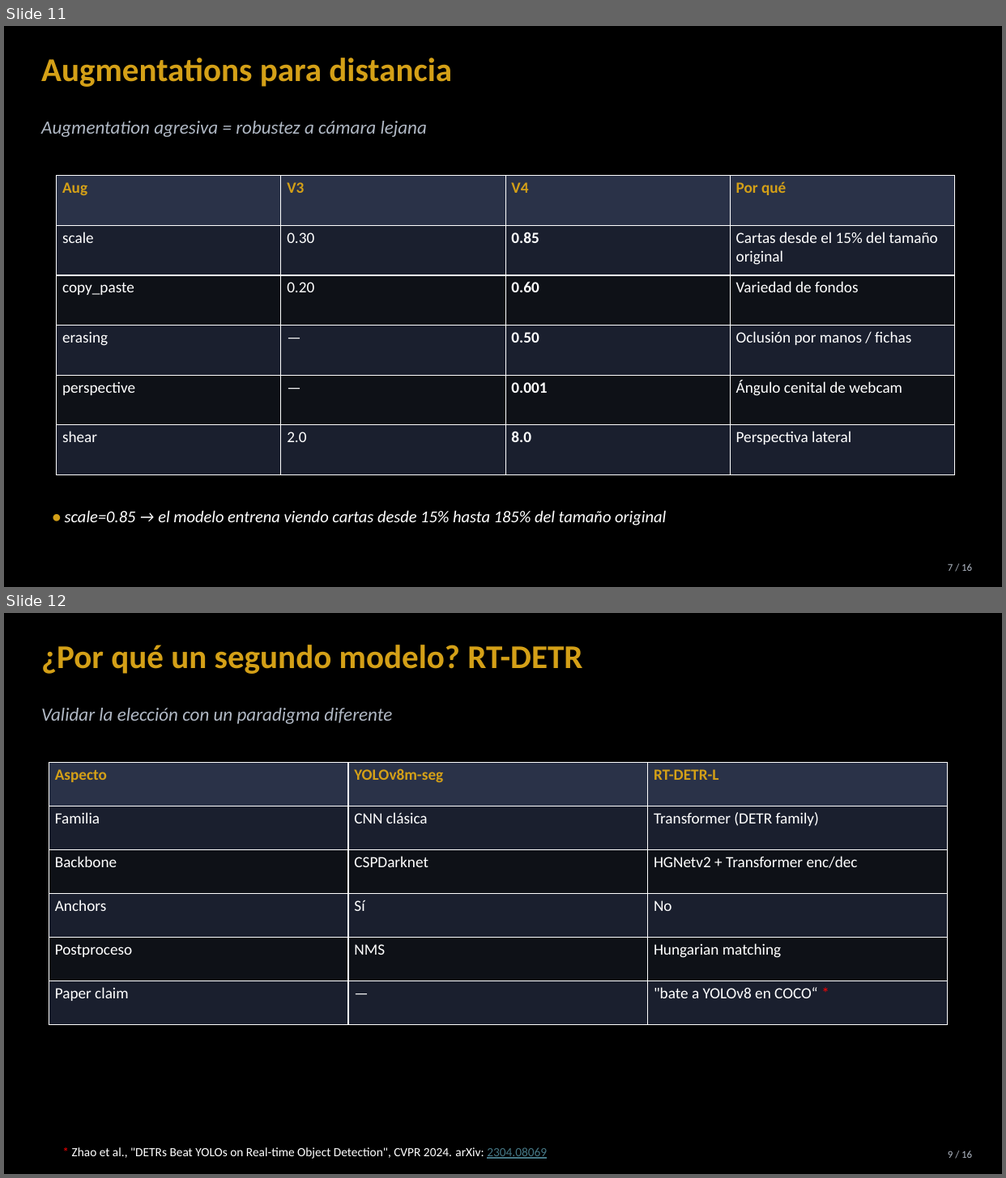
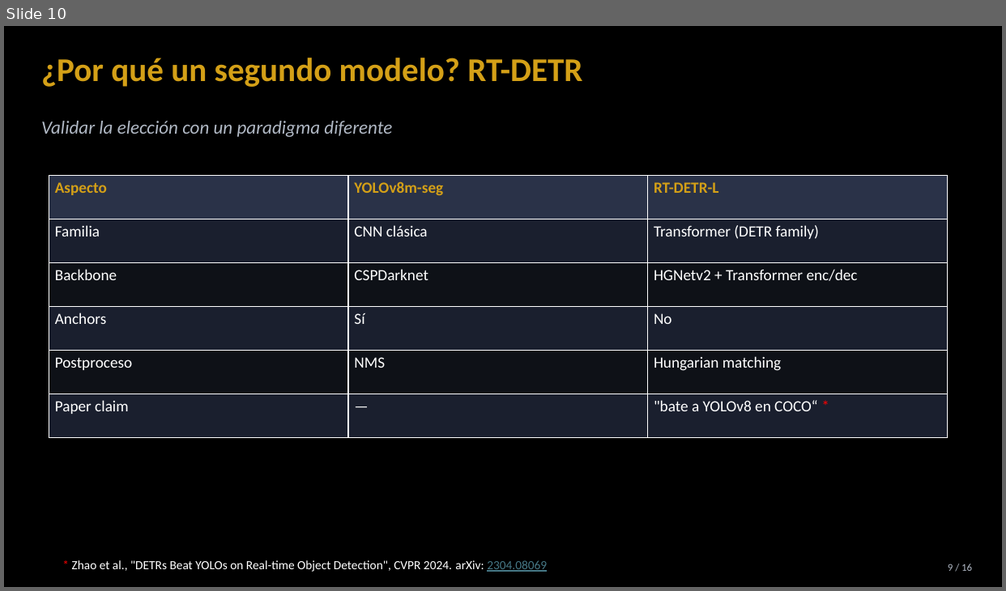
Before and after one commit to davidmoreda/blackjack-VAI, a slide deck: docs/presentation_assets/BlackjackVAI_presentacion.pptx. Shown one above the other, each under a label of ours: slides 11 and 12 before the commit, slide 10 after it. The pictures are 1006x1178 and 1006x591 pixels, drawn with LibreOffice and Linux fonts; fonts in the diff are those of the drawing. Boxes give left, top, right and bottom in pixels: in the first picture for what was removed or moved away, otherwise in the second. Text is boxed around its words. In the diff, an @@ line names an element or a change of style, - is before the commit and + after.

```diff
--- a/docs/presentation_assets/BlackjackVAI_presentacion.pptx
+++ b/docs/presentation_assets/BlackjackVAI_presentacion.pptx
@@ slide 11 removed at <box>4,26,1002,587</box>, background #000000 @@
@@ text removed at <box>41,58,452,87</box> @@
-Augmentations para distancia
@@ text removed at <box>41,121,427,137</box> @@
-Augmentation agresiva = robustez a cámara lejana
@@ table removed at <box>57,176,955,476</box>, 6 rows, 4 columns @@
-Aug | V3 | V4 | Por qué
-scale | 0.30 | 0.85 | Cartas desde el 15% del tamaño original
-copy_paste | 0.20 | 0.60 | Variedad de fondos
-erasing | — | 0.50 | Oclusión por manos / fichas
-perspective | — | 0.001 | Ángulo cenital de webcam
-shear | 2.0 | 8.0 | Perspectiva lateral
@@ text removed at <box>65,510,666,526</box> @@
-• scale=0.85 → el modelo entrena viendo cartas desde 15% hasta 185% del tamaño original
@@ text removed at <box>948,564,972,571</box> @@
-7 / 16
@@ what was slide 12 is now slide 10 @@
```
Also in this commit, not shown: 2 slides changed, 1 other slide removed.
